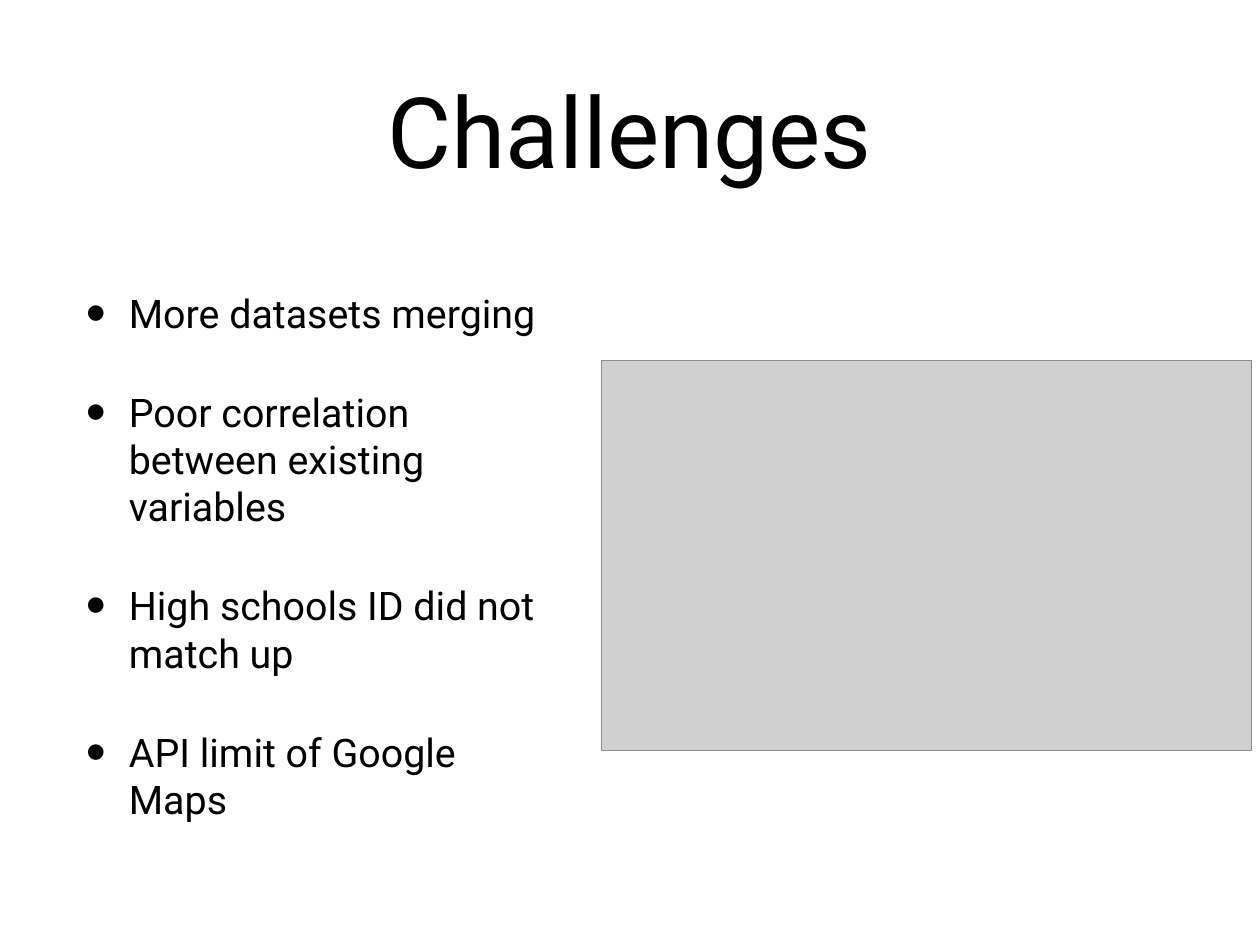
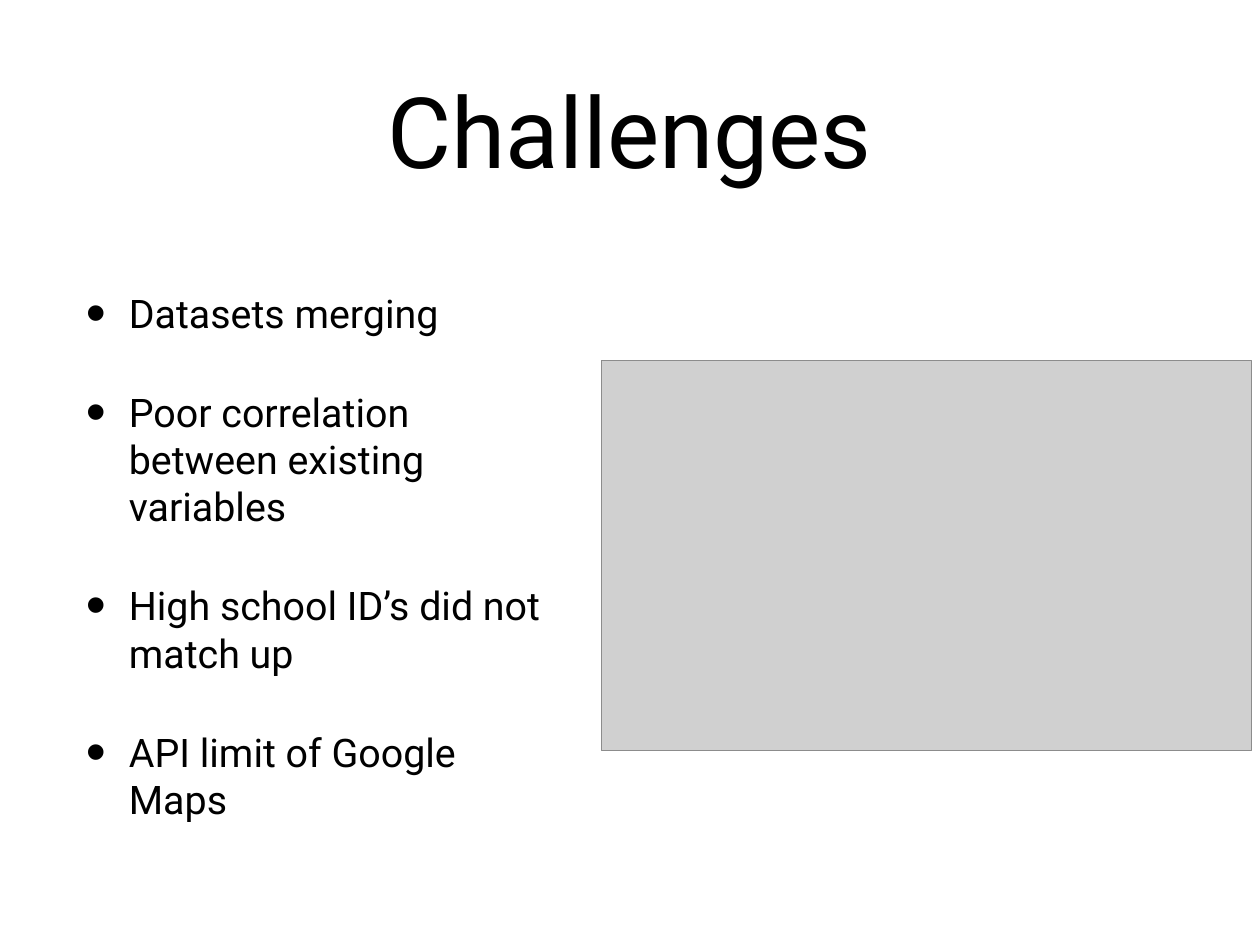
Before and after one commit to NickCrews/projectPC341, a slide deck: slide 9 of docs/iteration3/final_iteration.pptx. Drawn at 1260x945 pixels with LibreOffice and Linux fonts; fonts in the diff are those of the drawing; grey boxes stand for pictures. Boxes give left, top, right and bottom in pixels: in the first picture for what was removed or moved away, otherwise in the second. Text is boxed around its words. In the diff, an @@ line names an element or a change of style, - is before the commit and + after.

```diff
--- a/docs/iteration3/final_iteration.pptx
+++ b/docs/iteration3/final_iteration.pptx
@@ text at box(129, 299, 439, 337): text changed @@
-• More datasets merging
+• Datasets merging
@@ text at box(129, 590, 540, 676): text changed @@
-• High schools ID did not match up
+• High school ID’s did not match up
```
Also in this commit, not shown: 1 other slide changed, 2 slides added, 2 slides removed.
